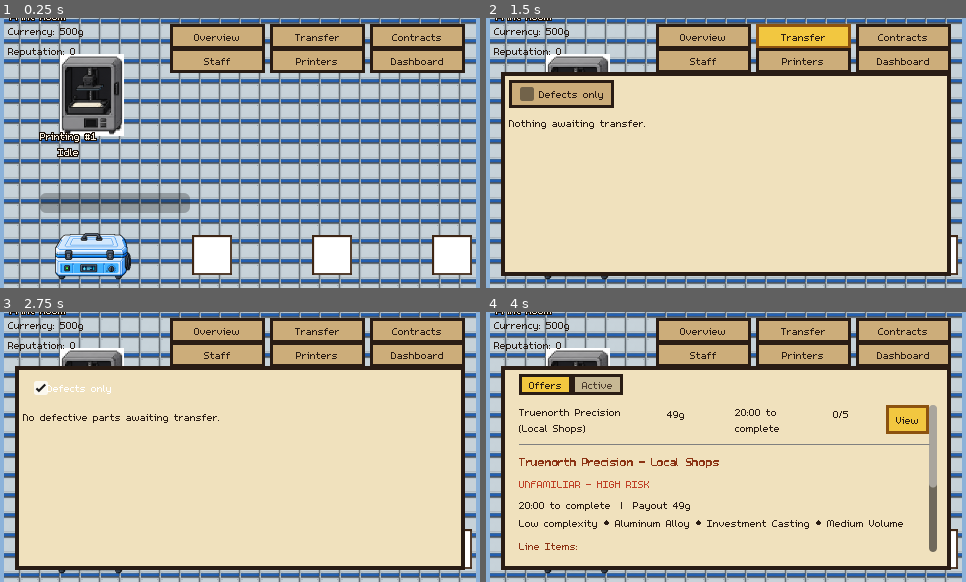
Above: before the commit, frames 1-4 (two rows, left to right).
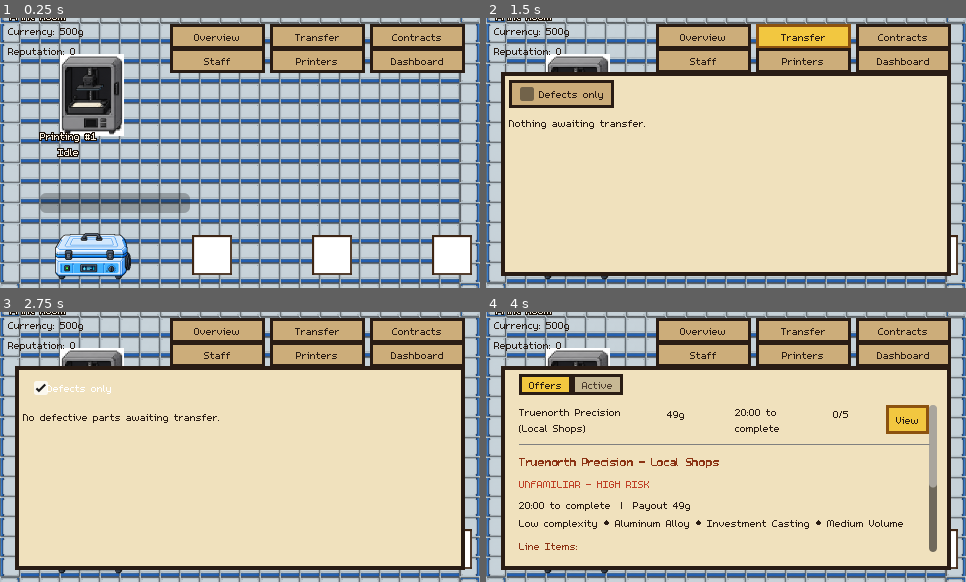
Above: after the commit, the same moments.

Repository: carverweirick/foundry-mobile-game
Game: Godot game, scene res://scenes/main.tscn
The game is run twice, just before and just after one commit, with the same random seed, the same clock (stepped at 60 frames per second) and the same inputs.
Inputs:
- Up to frame 1 (0.25 s): no input
- Up to frame 2 (1.5 s): click "Overview" at 0.5 s; click "Transfer" at 1.25 s
- Up to frame 3 (2.75 s): click "Defects only" at 2 s
- Up to frame 4 (4 s): click "Contracts" at 2.75 s; click "View" at 3.5 s

The runs differ from the first frame. In frame 1, 4.5% of the frame differs, in the area x 0-100%, y 0-100%; in frame 2, 4.1%; in frame 3, 4.1%; in frame 4, 4.1%.

Commit message:
Outline zones with real tile art instead of a flat ColorRect strip
Follow-up feedback on the whole-floor tile rewrite: "it doesnt have to
all be 1 tile you can still outline the different zones" - forcing
every interior cell to be identical was never the actual requirement,
only the earlier weighted-random variety being messy was. The flat
ColorRect-strip outline from the previous pass didn't read as a real
zone boundary either.

- Removed _add_zone_outline() and the unused ROOM_BORDER_WIDTH const.
- _edge_tile_for() generalizes the existing corner/edge/plain decision
  so it works at any rect scale, not just the outer floor boundary.
- _zone_index_for_cell() + the new ZONES array let each room's own
  perimeter cells (not just the floor's outer edge) pick up the
  accent-lined edge/corner tile, rotated per side/corner and tinted to
  that room's palette - interiors (room or hallway) stay the single
  plain tile.

Verified headless: a Print Room perimeter cell gets edge/corner art, a
Print Room interior cell stays plain, 652 of 4128 total cells are
edge/corner tiles (outer boundary + all 5 room perimeters), and 6
distinct zone tints remain.

Co-Authored-By: Claude Sonnet 5 <noreply@anthropic.com>
Claude-Session: https://claude.ai/code/session_01JVo4V5woxRQb6BmWzsoiCF

Diff:
--- a/scenes/main.gd
+++ b/scenes/main.gd
@@ -9,7 +9,6 @@
 const StationScene: PackedScene = preload("res://scenes/station.tscn")
 
 const VIEWPORT_SIZE: Vector2 = Vector2(480.0, 270.0)
-const ROOM_BORDER_WIDTH: float = 4.0
 
 # Overall floor bounds, a little outside the outermost room edges so there's
 # breathing room at max zoom-out. Drives camera pan/zoom clamping.
@@ -366,45 +365,19 @@
 	# request, this session: "i want the factory to act as all one big shop
 	# floor with the designated zones but the tileset across the entire
 	# floor so theres no dead areas" - the previous per-room-only tiling left
-	# the hallway between rooms as flat dead space). Zones are still visually
-	# designated - see _zone_tint_for_point() - but by tinting this one
-	# continuous grid, not by separate per-room ColorRect fills.
+	# the hallway between rooms as flat dead space). Zones are still clearly
+	# outlined - direct follow-up feedback: "it doesnt have to all be 1 tile
+	# you can still outline the different zones" - but the outline is now
+	# real tile art (the same accent-lined edge/corner tiles used at the
+	# outer floor boundary) drawn along each room's own perimeter cells, tinted
+	# to that room's palette, rather than a flat ColorRect line on top of the
+	# tiles. See _build_full_floor_tiles()/_edge_tile_for() below.
 	_build_full_floor_tiles()
-	# A thin outline (not a filled rect - that would cover the tiles under
-	# it) plus a name label is all each zone still needs on top of the tiles
-	# to read as "a room."
-	_add_zone_outline(PRINT_ROOM, PRINT_BORDER)
 	_add_room_label(PRINT_ROOM, "Print Room")
-	_add_zone_outline(SHELLING_ROOM, SHELLING_BORDER)
 	_add_room_label(SHELLING_ROOM, "Shelling Room")
-	_add_zone_outline(POST_PROCESSING_ROOM, POST_BORDER)
 	_add_room_label(POST_PROCESSING_ROOM, "Post Processing Room")
-	_add_zone_outline(FURNACE_ROOM, FURNACE_BORDER)
 	_add_room_label(FURNACE_ROOM, "Furnace Room")
-	_add_zone_outline(POUR_ROOM, POUR_BORDER)
 	_add_room_label(POUR_ROOM, "VIM Bay")
-
-
-func _add_zone_outline(rect: Rect2, border_color: Color) -> void:
-	# Four thin strips tracing the rect's perimeter rather than one filled
-	# ColorRect - a filled rect would hide the tiles drawn under it, same
-	# mistake as this session's earlier draw-order bug.
-	var strips := [
-		Rect2(rect.position, Vector2(rect.size.x, ROOM_BORDER_WIDTH)),
-		Rect2(rect.position + Vector2(0.0, rect.size.y - ROOM_BORDER_WIDTH), Vector2(rect.size.x, ROOM_BORDER_WIDTH)),
-		Rect2(rect.position, Vector2(ROOM_BORDER_WIDTH, rect.size.y)),
-		Rect2(rect.position + Vector2(rect.size.x - ROOM_BORDER_WIDTH, 0.0), Vector2(ROOM_BORDER_WIDTH, rect.size.y)),
-	]
-	for strip: Rect2 in strips:
-		var outline := ColorRect.new()
-		outline.position = strip.position
-		outline.size = strip.size
-		outline.color = border_color
-		# Control defaults to MOUSE_FILTER_STOP - without IGNORE, this purely
-		# decorative outline would silently swallow clicks meant for the
-		# floor beneath it.
-		outline.mouse_filter = Control.MOUSE_FILTER_IGNORE
-		add_child(outline)
 
 
 func _add_room_label(rect: Rect2, label_text: String) -> void:
@@ -419,22 +392,24 @@
 ## that left the hallway between rooms untiled). Only one tile sheet exists
 ## on disk (assets/sprites/floor_tiles/print_room_floor_tileset_packed.png,
 ## a 5x5 grid of 180x180 tiles - generic industrial floor art, not
-## Print-Room-specific despite the filename). Every cell uses the SAME plain
-## interior tile (TILE_PLAIN) - an earlier version of this pass used a
-## weighted-random mix of vents/hazard stripes/markers for variety, but that
-## read as cluttered/messy once actually seen on screen (direct feedback:
-## "get rid of your attempt of livening the shop floor up it looks messy"),
-## so it's gone - uniform and clean instead. Zones are still visually
-## distinct via a per-cell modulate tint (_zone_tint_for_point()) rather
-## than needing separate art per zone.
+## Print-Room-specific despite the filename). Every interior cell (room or
+## hallway alike) uses the same plain tile (TILE_PLAIN) - an earlier version
+## of this pass used a weighted-random mix of vents/hazard stripes/markers
+## for variety, but that read as cluttered/messy once actually seen on
+## screen (direct feedback: "get rid of your attempt of livening the shop
+## floor up it looks messy"), so it's gone. **Zone boundaries are still real
+## tile art, not just a tint** - every cell along a room's own perimeter
+## (not just the outer floor boundary) gets the accent-lined edge/corner
+## tile instead of the plain one, tinted to that room's own palette - "you
+## can still outline the different zones" doesn't require every zone to
+## look identical, just the interior filler tile.
 ##
 ## One Sprite2D per grid cell (a plain Sprite2D + AtlasTexture region, the
 ## same mechanism every station sprite already uses), using rotation to get
-## 4 sides/corners of the outer floor boundary out of just two source tiles
-## (a straight edge and a corner, blue accent-lined) rather than needing a
-## separate tile per direction - both tiles happen to point their accent
-## line in a direction that rotates cleanly in 90-degree steps to cover
-## every other side/corner.
+## 4 sides/corners out of just two source tiles (a straight edge and a
+## corner, blue accent-lined) rather than needing a separate tile per
+## direction - both tiles happen to point their accent line in a direction
+## that rotates cleanly in 90-degree steps to cover every other side/corner.
 const ROOM_TILE_TEXTURE: Texture2D = preload("res://assets/sprites/floor_tiles/print_room_floor_tileset_packed.png")
 const ROOM_TILE_SOURCE_SIZE: int = 180
 
@@ -443,22 +418,61 @@
 const TILE_CORNER := Vector2i(1, 1)   # corner, accent line forming a top-left L by default
 const TILE_PLAIN := Vector2i(1, 2)    # plain, no accents - the sole interior tile now
 
-
-## Which zone a given world point falls in, for per-cell tinting - a room's
-## own FILL color if inside that room's rect, HALLWAY_FILL otherwise. Rooms
-## don't overlap (verified elsewhere), so at most one of these ever matches.
-func _zone_tint_for_point(point: Vector2) -> Color:
-	if PRINT_ROOM.has_point(point):
-		return PRINT_FILL
-	if SHELLING_ROOM.has_point(point):
-		return SHELLING_FILL
-	if POST_PROCESSING_ROOM.has_point(point):
-		return POST_FILL
-	if FURNACE_ROOM.has_point(point):
-		return FURNACE_FILL
-	if POUR_ROOM.has_point(point):
-		return POUR_FILL
-	return HALLWAY_FILL
+## Every designated zone that gets its own perimeter outline and tint - the
+## hallway isn't in this list, it's just whatever cell belongs to none of
+## these (see _zone_index_for_cell()).
+const ZONES: Array[Dictionary] = [
+	{"rect": PRINT_ROOM, "fill": PRINT_FILL},
+	{"rect": SHELLING_ROOM, "fill": SHELLING_FILL},
+	{"rect": POST_PROCESSING_ROOM, "fill": POST_FILL},
+	{"rect": FURNACE_ROOM, "fill": FURNACE_FILL},
+	{"rect": POUR_ROOM, "fill": POUR_FILL},
+]
+
+
+## Index into ZONES a given whole-floor cell (cx, cy) falls in, or -1 for
+## the hallway. Rooms don't overlap (verified elsewhere), so at most one
+## ever matches.
+func _zone_index_for_cell(cx: int, cy: int) -> int:
+	for i in ZONES.size():
+		var rect: Rect2 = ZONES[i]["rect"]
+		var start_cx := int(round((rect.position.x - FLOOR_MIN.x) / GRID_CELL_SIZE))
+		var start_cy := int(round((rect.position.y - FLOOR_MIN.y) / GRID_CELL_SIZE))
+		var cells_wide := int(round(rect.size.x / GRID_CELL_SIZE))
+		var cells_tall := int(round(rect.size.y / GRID_CELL_SIZE))
+		if cx >= start_cx and cx < start_cx + cells_wide and cy >= start_cy and cy < start_cy + cells_tall:
+			return i
+	return -1
+
+
+## Shared edge/corner/plain decision, used both for the outer floor boundary
+## (against the hallway's own local_cx/local_cy == cx/cy) and for each
+## room's own perimeter (against that room's local cell coordinates) - same
+## rotation logic either way, just applied at a different scale.
+func _edge_tile_for(local_cx: int, local_cy: int, cells_wide: int, cells_tall: int) -> Dictionary:
+	var is_top := local_cy == 0
+	var is_bottom := local_cy == cells_tall - 1
+	var is_left := local_cx == 0
+	var is_right := local_cx == cells_wide - 1
+
+	if (is_top or is_bottom) and (is_left or is_right):
+		var rot := 0.0 # top-left, the tile's own default orientation
+		if is_top and is_right:
+			rot = 90.0
+		elif is_bottom and is_right:
+			rot = 180.0
+		elif is_bottom and is_left:
+			rot = 270.0
+		return {"atlas": TILE_CORNER, "rotation": rot}
+	if is_top:
+		return {"atlas": TILE_EDGE, "rotation": 90.0}
+	if is_bottom:
+		return {"atlas": TILE_EDGE, "rotation": 270.0}
+	if is_left:
+		return {"atlas": TILE_EDGE, "rotation": 0.0} # left is the default orientation
+	if is_right:
+		return {"atlas": TILE_EDGE, "rotation": 180.0}
+	return {"atlas": TILE_PLAIN, "rotation": 0.0}
 
 
 func _build_full_floor_tiles() -> void:
@@ -468,37 +482,24 @@
 
 	for cy in cells_tall:
 		for cx in cells_wide:
-			var is_top := cy == 0
-			var is_bottom := cy == cells_tall - 1
-			var is_left := cx == 0
-			var is_right := cx == cells_wide - 1
-
-			var atlas_coords: Vector2i
-			var rotation_degrees_value := 0.0
-			if (is_top or is_bottom) and (is_left or is_right):
-				atlas_coords = TILE_CORNER
-				if is_top and is_right:
-					rotation_degrees_value = 90.0
-				elif is_bottom and is_right:
-					rotation_degrees_value = 180.0
-				elif is_bottom and is_left:
-					rotation_degrees_value = 270.0
-				# else top-left, the tile's own default orientation, 0 degrees
-			elif is_top:
-				atlas_coords = TILE_EDGE
-				rotation_degrees_value = 90.0
-			elif is_bottom:
-				atlas_coords = TILE_EDGE
-				rotation_degrees_value = 270.0
-			elif is_left:
-				atlas_coords = TILE_EDGE
-				# left is the tile's own default orientation, 0 degrees
-			elif is_right:
-				atlas_coords = TILE_EDGE
-				rotation_degrees_value = 180.0
+			var zone_index := _zone_index_for_cell(cx, cy)
+			var tint: Color
+			var edge: Dictionary
+
+			if zone_index >= 0:
+				var rect: Rect2 = ZONES[zone_index]["rect"]
+				tint = ZONES[zone_index]["fill"]
+				var start_cx := int(round((rect.position.x - FLOOR_MIN.x) / GRID_CELL_SIZE))
+				var start_cy := int(round((rect.position.y - FLOOR_MIN.y) / GRID_CELL_SIZE))
+				var room_cells_wide := int(round(rect.size.x / GRID_CELL_SIZE))
+				var room_cells_tall := int(round(rect.size.y / GRID_CELL_SIZE))
+				edge = _edge_tile_for(cx - start_cx, cy - start_cy, room_cells_wide, room_cells_tall)
 			else:
-				atlas_coords = TILE_PLAIN
-
+				tint = HALLWAY_FILL
+				edge = _edge_tile_for(cx, cy, cells_wide, cells_tall)
+
+			var atlas_coords: Vector2i = edge["atlas"]
+			var rotation_degrees_value: float = edge["rotation"]
 			var cell_position := FLOOR_MIN + Vector2(cx, cy) * GRID_CELL_SIZE + Vector2(half_cell, half_cell)
 
 			var atlas_tex := AtlasTexture.new()
@@ -515,7 +516,7 @@
 			tile.position = cell_position
 			tile.scale = Vector2.ONE * (GRID_CELL_SIZE / float(ROOM_TILE_SOURCE_SIZE))
 			tile.rotation_degrees = rotation_degrees_value
-			tile.modulate = _zone_tint_for_point(cell_position)
+			tile.modulate = tint
 			# Same zoomed-out-pixelation fix as every other real sprite this
 			# session - the tile texture also has mipmaps enabled (see its
 			# own .import file).
Not shown, changed: CLAUDE.md
